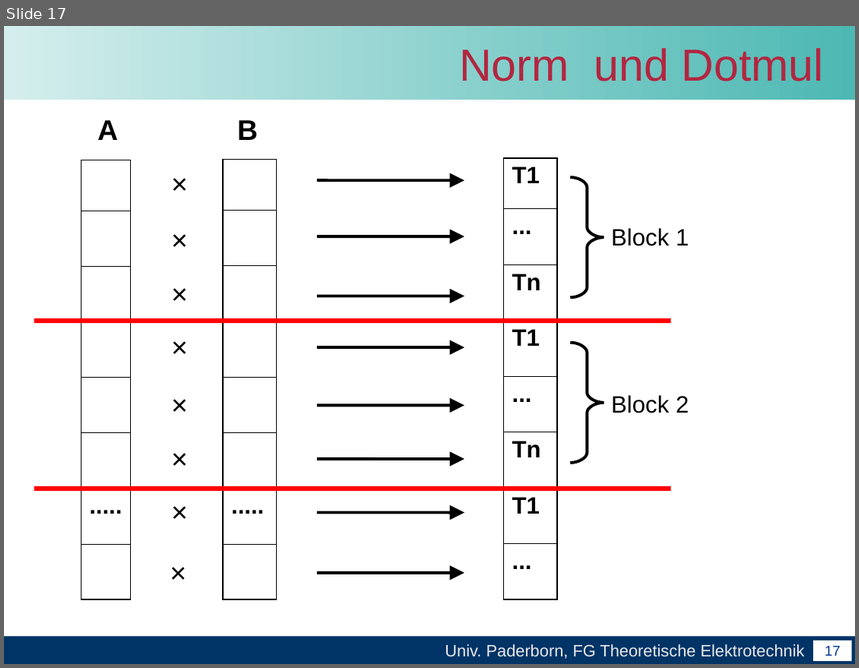
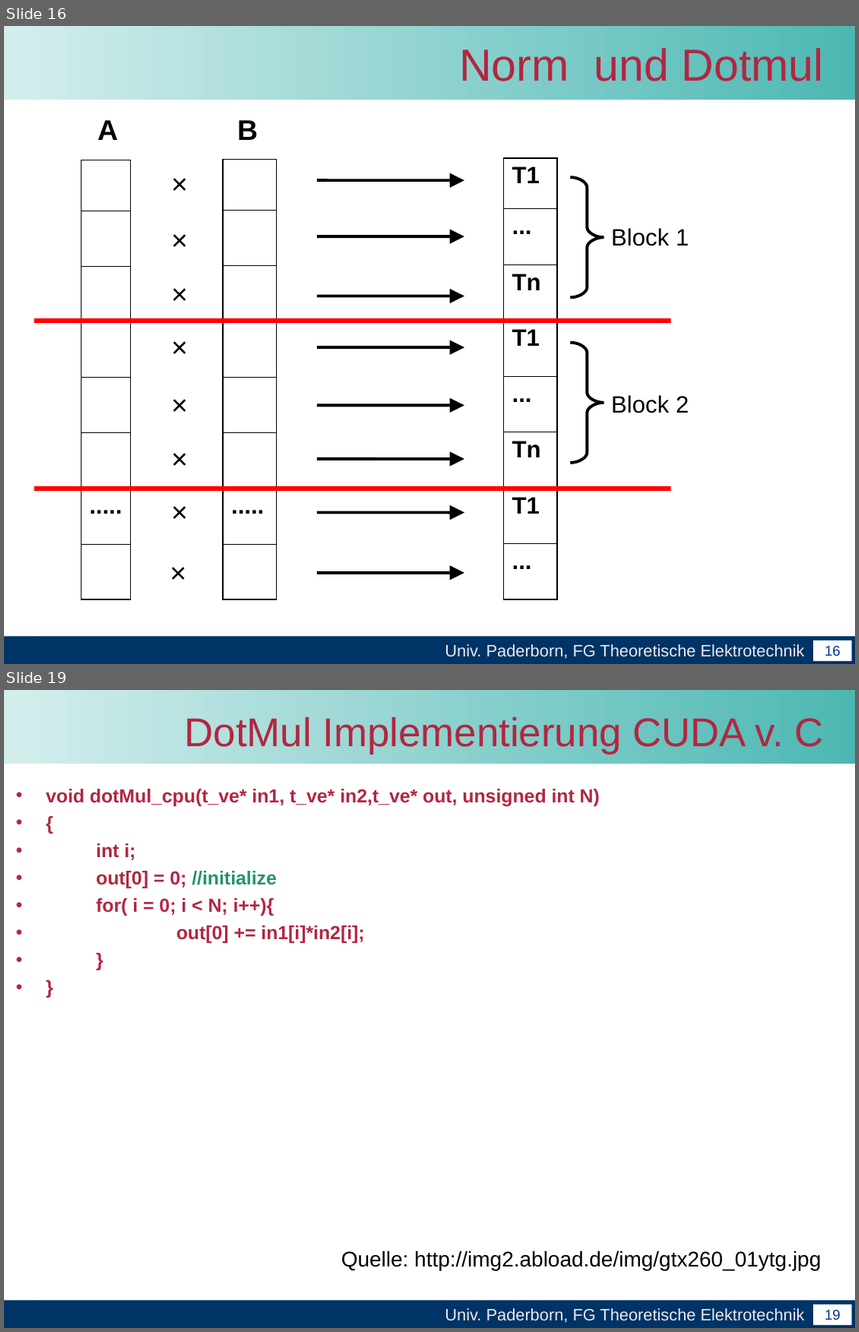
Before and after one commit to unconditional/projektarbeitcuda, a slide deck: Vortrag/Zwischenvortrag der Projektarbeit CUDA.ppt. Shown one above the other, each under a label of ours: slide 17 before the commit, slides 16 and 19 after it; the slides between them are not shown. The pictures are 859x668 and 859x1332 pixels, drawn with LibreOffice and Linux fonts; fonts in the diff are those of the drawing; background and template pictures are left out. Boxes give left, top, right and bottom in pixels: in the first picture for what was removed or moved away, otherwise in the second. Text is boxed around its words. In the diff, an @@ line names an element or a change of style, - is before the commit and + after.

```diff
--- a/Vortrag/Zwischenvortrag der Projektarbeit CUDA.ppt
+++ b/Vortrag/Zwischenvortrag der Projektarbeit CUDA.ppt
@@ slide 19 added at [4, 690, 855, 1328], background #FFFFFF; not listed: 4 template elements that a slide beside it also shows @@
@@ title added at [185, 717, 824, 754], 34 pt, text #B32640 @@
+DotMul Implementierung CUDA v. C
@@ text added at [46, 789, 600, 943], 16 pt, text #B32640, bold @@
+• void dotMul_cpu(t_ve* in1, t_ve* in2,t_ve* out, unsigned int N)
+• {
+• int i;
+• out[0] = 0; //initialize
+• for( i = 0; i < N; i++){
+• out[0] += in1[i]*in2[i];
+• }
+• }
@@ text added at [341, 1251, 821, 1271], 18 pt, text #000000 @@
+Quelle: http://img2.abload.de/img/gtx260_01ytg.jpg
@@ what was slide 17 is now slide 16 @@
@@ page number at [825, 646, 841, 657]: text changed @@
-17
+16
```
Also in this commit, not shown: 2 other slides added, 2 slides removed.
